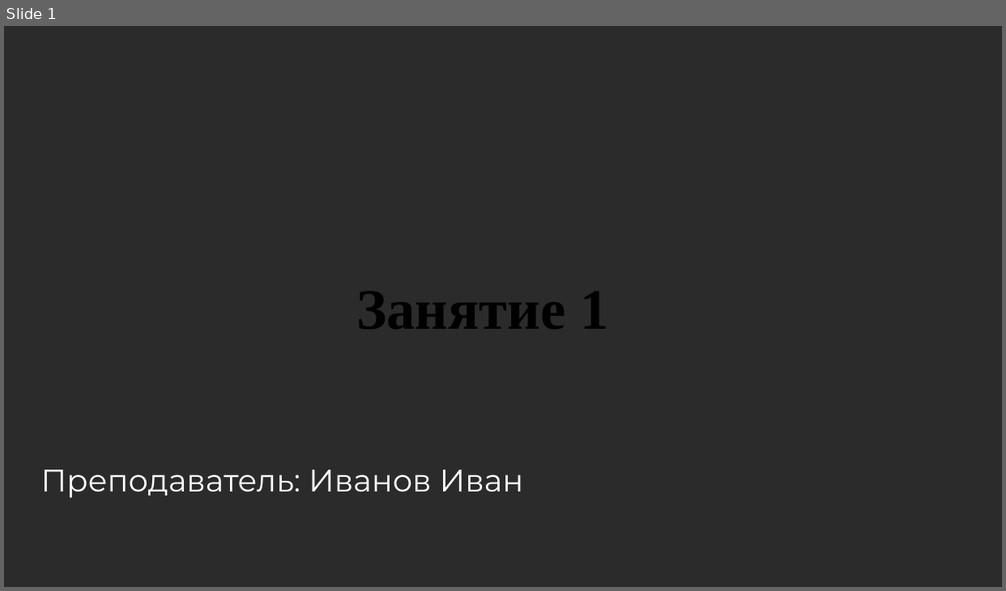
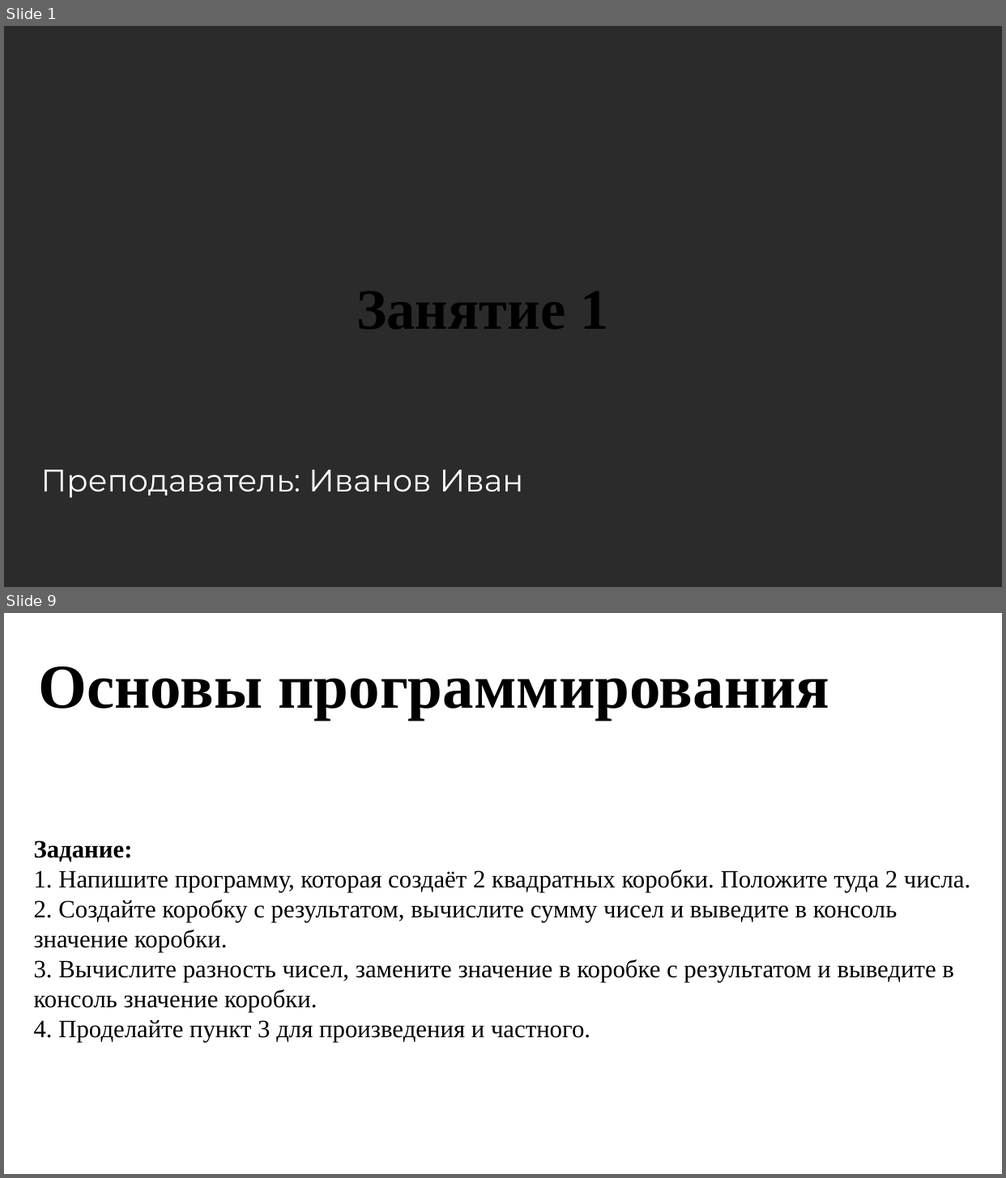
Before and after one commit to zero973/CsharpCourse, a slide deck: 1 занятие/Презентация.pptx. Shown one above the other, each under a label of ours: slide 1 before the commit, slides 1 and 9 after it; the slides between them are not shown. The pictures are 1006x591 and 1006x1178 pixels, drawn with LibreOffice and Linux fonts; fonts in the diff are those of the drawing; background and template pictures are left out; a plain dark background stands for a picture behind light text. Boxes give left, top, right and bottom in pixels: in the first picture for what was removed or moved away, otherwise in the second. Text is boxed around its words. In the diff, an @@ line names an element or a change of style, - is before the commit and + after.

```diff
--- a/1 занятие/Презентация.pptx
+++ b/1 занятие/Презентация.pptx
@@ slide 9 added at (x1=4, y1=613, x2=1002, y2=1174), background picture (left out) @@
@@ text added at (x1=39, y1=666, x2=829, y2=719), 60 pt, text #000000, bold @@
+Основы программирования
@@ text added at (x1=34, y1=841, x2=970, y2=1042), 24 pt, text #000000 @@
+Задание:
+1. Напишите программу, которая создаёт 2 квадратных коробки. Положите туда 2 числа.
+2. Создайте коробку с результатом, вычислите сумму чисел и выведите в консоль значение коробки.
+3. Вычислите разность чисел, замените значение в коробке с результатом и выведите в консоль значение коробки.
+4. Проделайте пункт 3 для произведения и частного.
```
Also in this commit, not shown: 7 other slides added, 2 slides removed, 5 other files.
